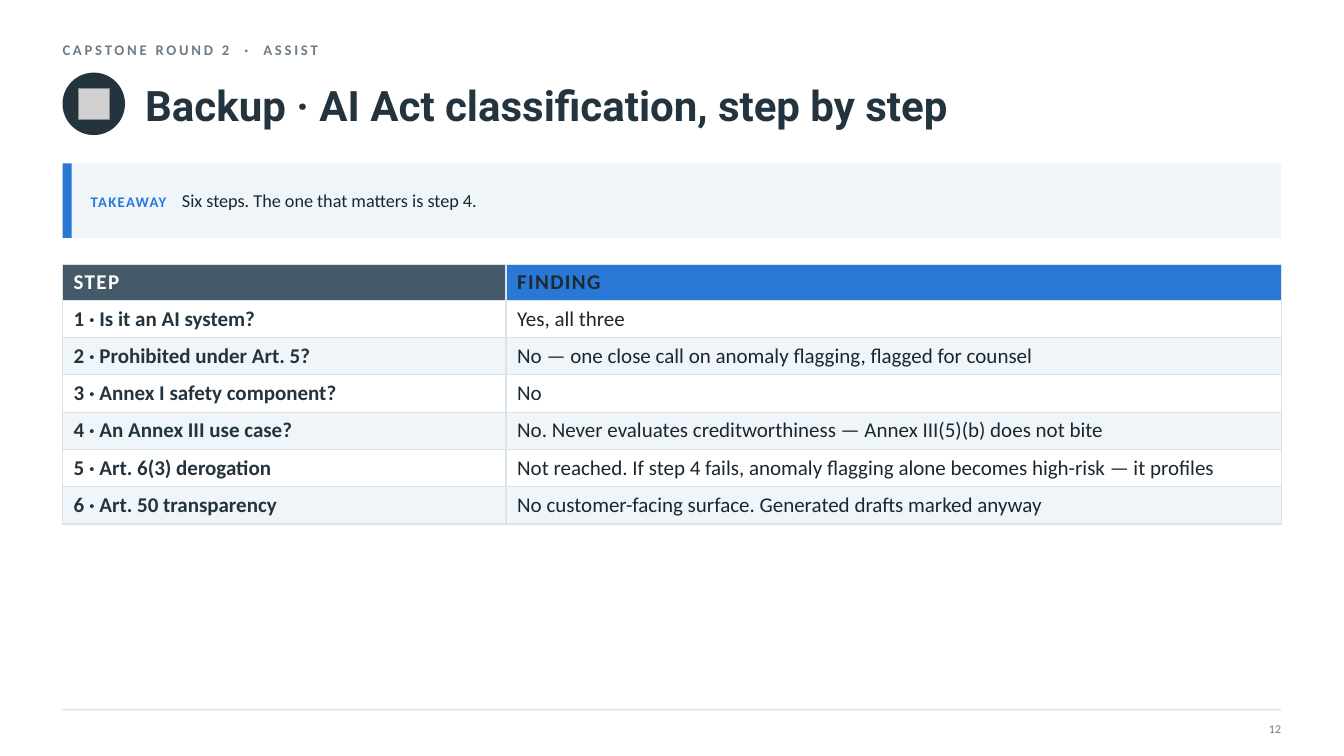
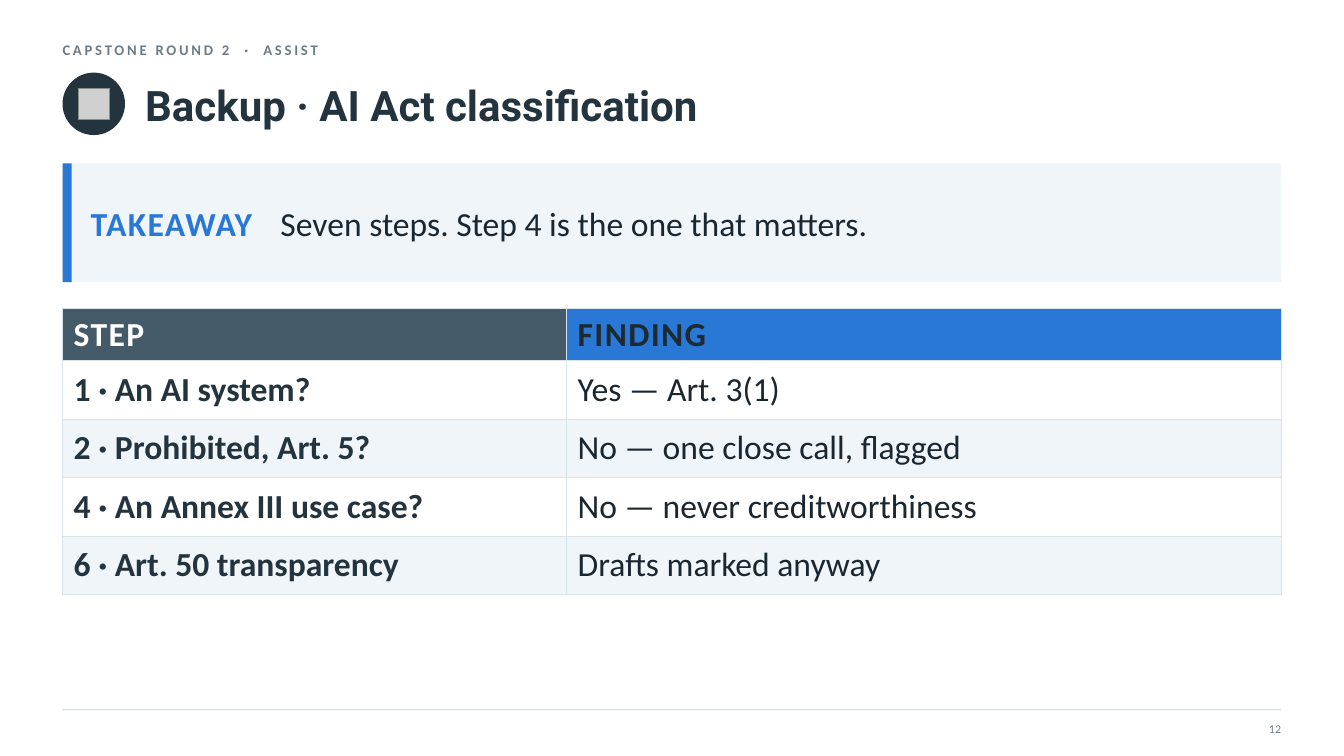
Before and after one commit to nyelugo/PROJECT-Capstone-AI-Consulting, a slide deck: slide 15 of presentation.pptx. Drawn at 1344x756 pixels with LibreOffice and Linux fonts; fonts in the diff are those of the drawing; grey boxes stand for pictures. Boxes give left, top, right and bottom in pixels: in the first picture for what was removed or moved away, otherwise in the second. Text is boxed around its words. In the diff, an @@ line names an element or a change of style, - is before the commit and + after.

```diff
--- a/presentation.pptx
+++ b/presentation.pptx
@@ text at <box>145,89,697,130</box>: text changed @@
-Backup · AI Act classification, step by step
+Backup · AI Act classification
@@ rectangle: place and size @@
-rectangle at <box>63,163,1281,238</box>
+rectangle at <box>63,163,1281,282</box>
@@ rectangle: place and size @@
-rectangle at <box>63,163,72,238</box>
+rectangle at <box>63,163,72,282</box>
@@ text at <box>91,212,867,242</box>: text changed; size 13 to 24 pt @@
-TAKEAWAY Six steps. The one that matters is step 4.
+TAKEAWAY Seven steps. Step 4 is the one that matters.
@@ table at <box>63,309,1281,586</box> @@
-row 2: 1 · Is it an AI system? | Yes, all three
-row 3: 2 · Prohibited under Art. 5? | No — one close call on anomaly flagging, flagged for counsel
-row 4: 3 · Annex I safety component? | No
-row 5: 4 · An Annex III use case? | No. Never evaluates creditworthiness — Annex III(5)(b) does not bite
-row 6: 5 · Art. 6(3) derogation | Not reached. If step 4 fails, anomaly flagging alone becomes high-risk — it profiles
-row 7: 6 · Art. 50 transparency | No customer-facing surface. Generated drafts marked anyway
+row 2: 1 · An AI system? | Yes — Art. 3(1)
+row 3: 2 · Prohibited, Art. 5? | No — one close call, flagged
+row 4: 4 · An Annex III use case? | No — never creditworthiness
+row 5: 6 · Art. 50 transparency | Drafts marked anyway
@@ table: place and size @@
-table at <box>63,264,1281,520</box>
+table at <box>63,309,1281,586</box>
```
Also in this commit, not shown: 16 other slides changed, 3 other files.
